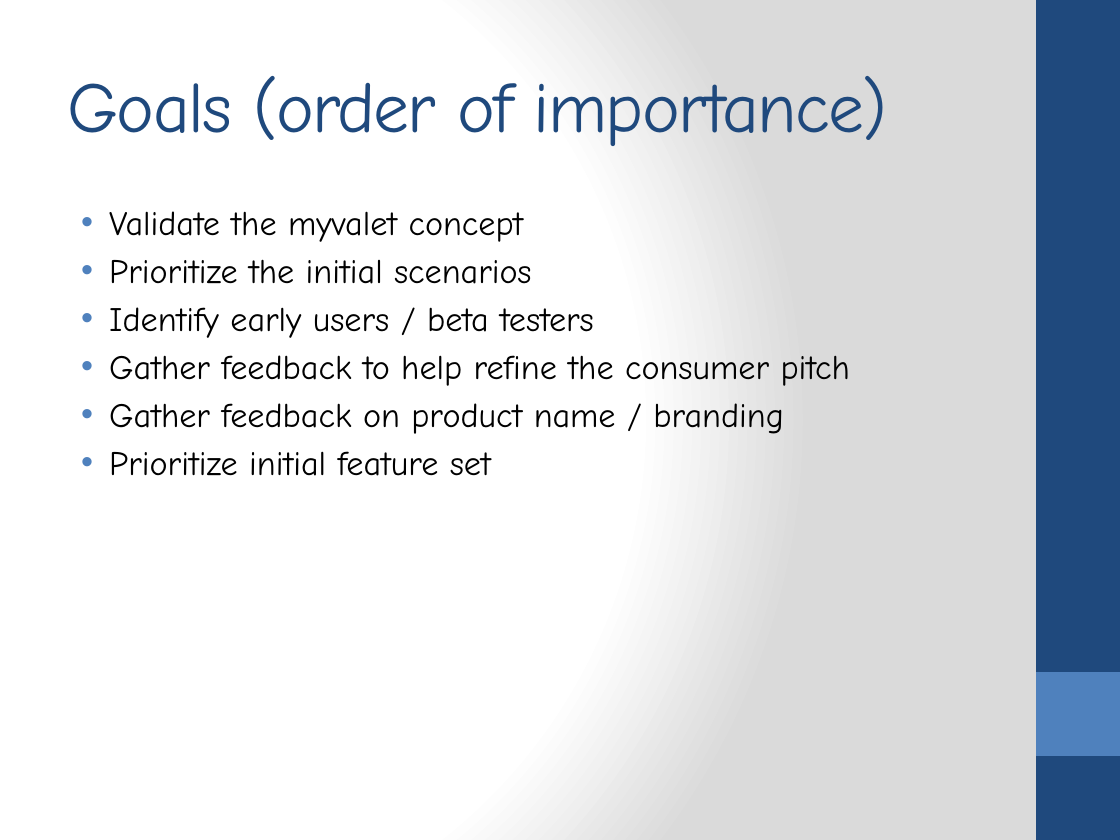
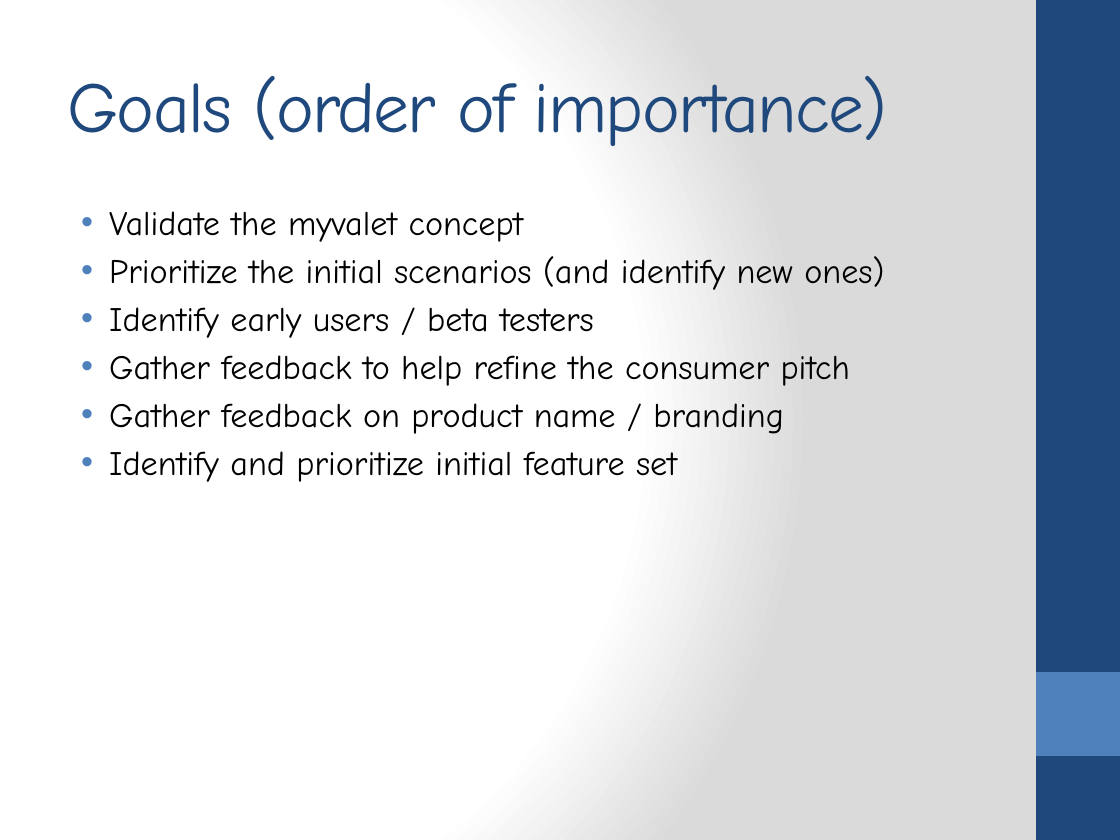
Before and after one commit to ogazitt/TaskStore, a slide deck: slide 2 of Docs/vision/focus group.pptx. Drawn at 1120x840 pixels with LibreOffice and Linux fonts; fonts in the diff are those of the drawing. Boxes give left, top, right and bottom in pixels: in the first picture for what was removed or moved away, otherwise in the second. Text is boxed around its words. In the diff, an @@ line names an element or a change of style, - is before the commit and + after.

```diff
--- a/Docs/vision/focus group.pptx
+++ b/Docs/vision/focus group.pptx
@@ text at (109, 256, 884, 290): text changed @@
-• Prioritize the initial scenarios
+• Prioritize the initial scenarios (and identify new ones)
@@ text at (109, 451, 677, 482): text changed @@
-• Prioritize initial feature set
+• Identify and prioritize initial feature set
```
Also in this commit, not shown: 2 other slides changed, 5 slides added, 1 slide removed, 5 other files.
